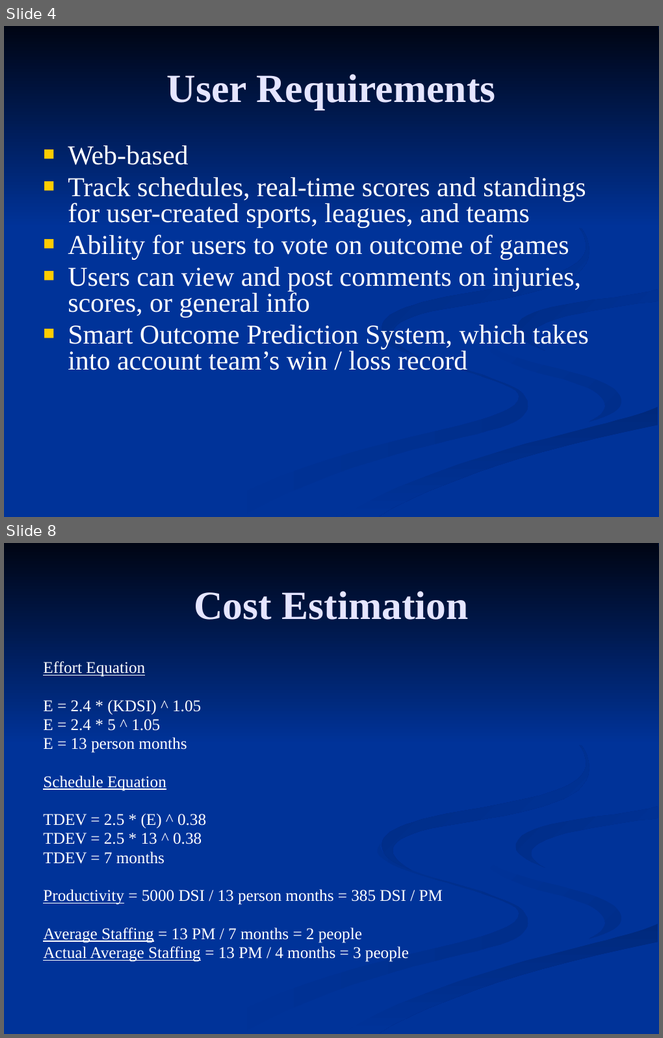
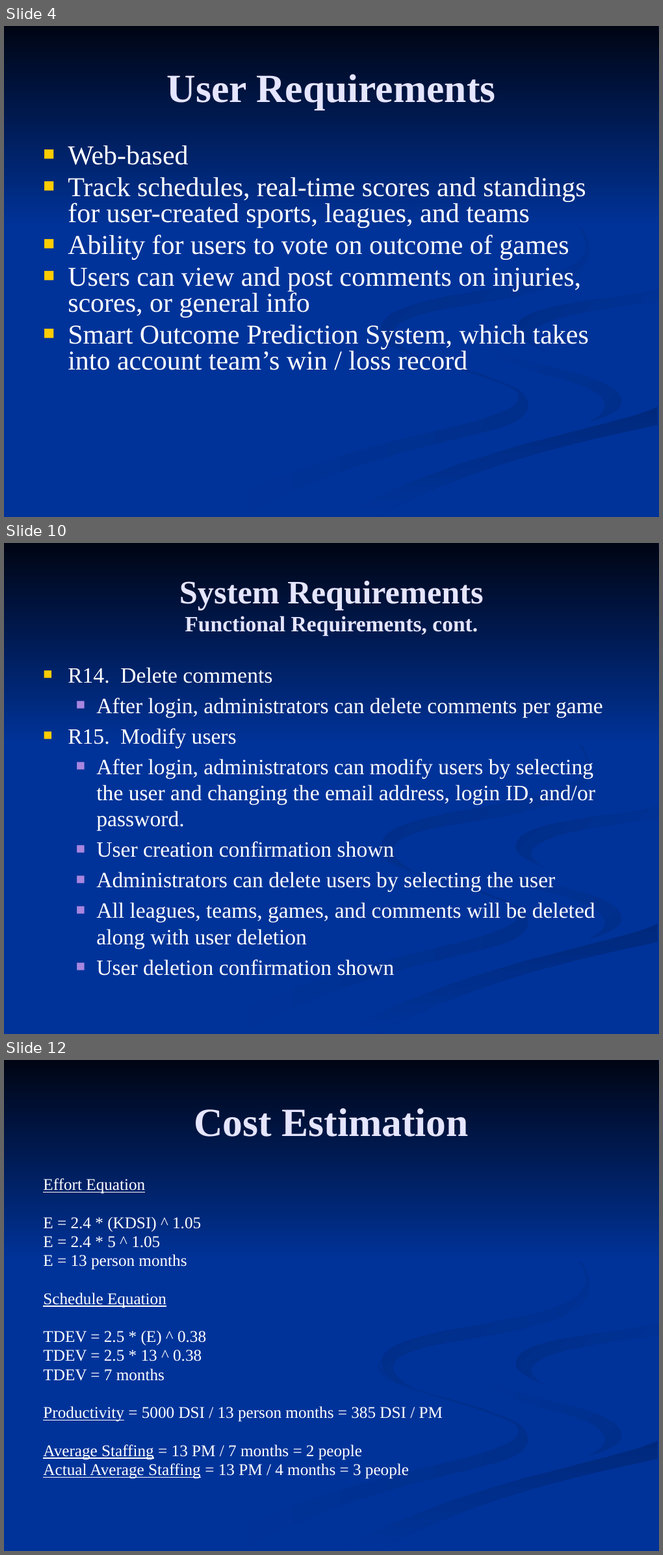
Before and after one commit to c0bra99/sports-score-tracker, a slide deck: Documents/Presentation 1.pptx. Shown one above the other, each under a label of ours: slides 4 and 8 before the commit, slides 4, 10 and 12 after it; the slides between them are not shown. The pictures are 663x1038 and 663x1555 pixels, drawn with LibreOffice and Linux fonts; fonts in the diff are those of the drawing. Boxes give left, top, right and bottom in pixels: in the first picture for what was removed or moved away, otherwise in the second. Text is boxed around its words. In the diff, an @@ line names an element or a change of style, - is before the commit and + after.

```diff
--- a/Documents/Presentation 1.pptx
+++ b/Documents/Presentation 1.pptx
@@ slide 10 added at bbox=[4, 543, 659, 1034], background #003399; not listed: 7 template elements that a slide beside it also shows @@
@@ title added at bbox=[180, 581, 483, 636], 24 pt, text #E5E5FF, bold @@
+System Requirements
+Functional Requirements, cont.
@@ text added at bbox=[68, 667, 603, 976], 24 pt, text #FFFFFF @@
+■ R14. Delete comments
+  ■ After login, administrators can delete comments per game
+■ R15. Modify users
+  ■ After login, administrators can modify users by selecting the user and changing the email address, login ID, and/or password.
+  ■ User creation confirmation shown
+  ■ Administrators can delete users by selecting the user
+  ■ All leagues, teams, games, and comments will be deleted along with user deletion
+  ■ User deletion confirmation shown
@@ what was slide 8 is now slide 12 @@
```
Also in this commit, not shown: 3 slides changed, 3 other slides added.
